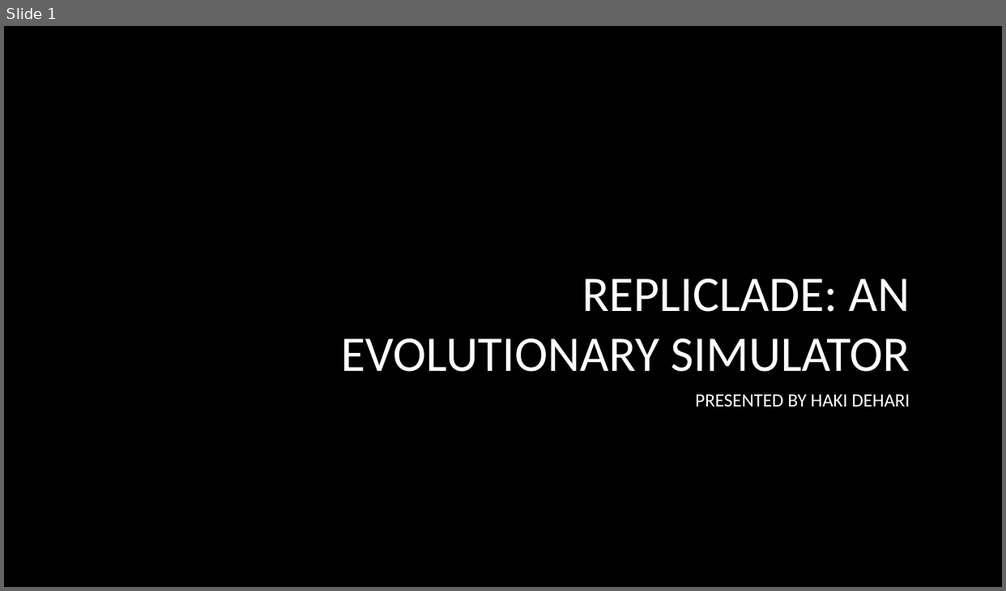
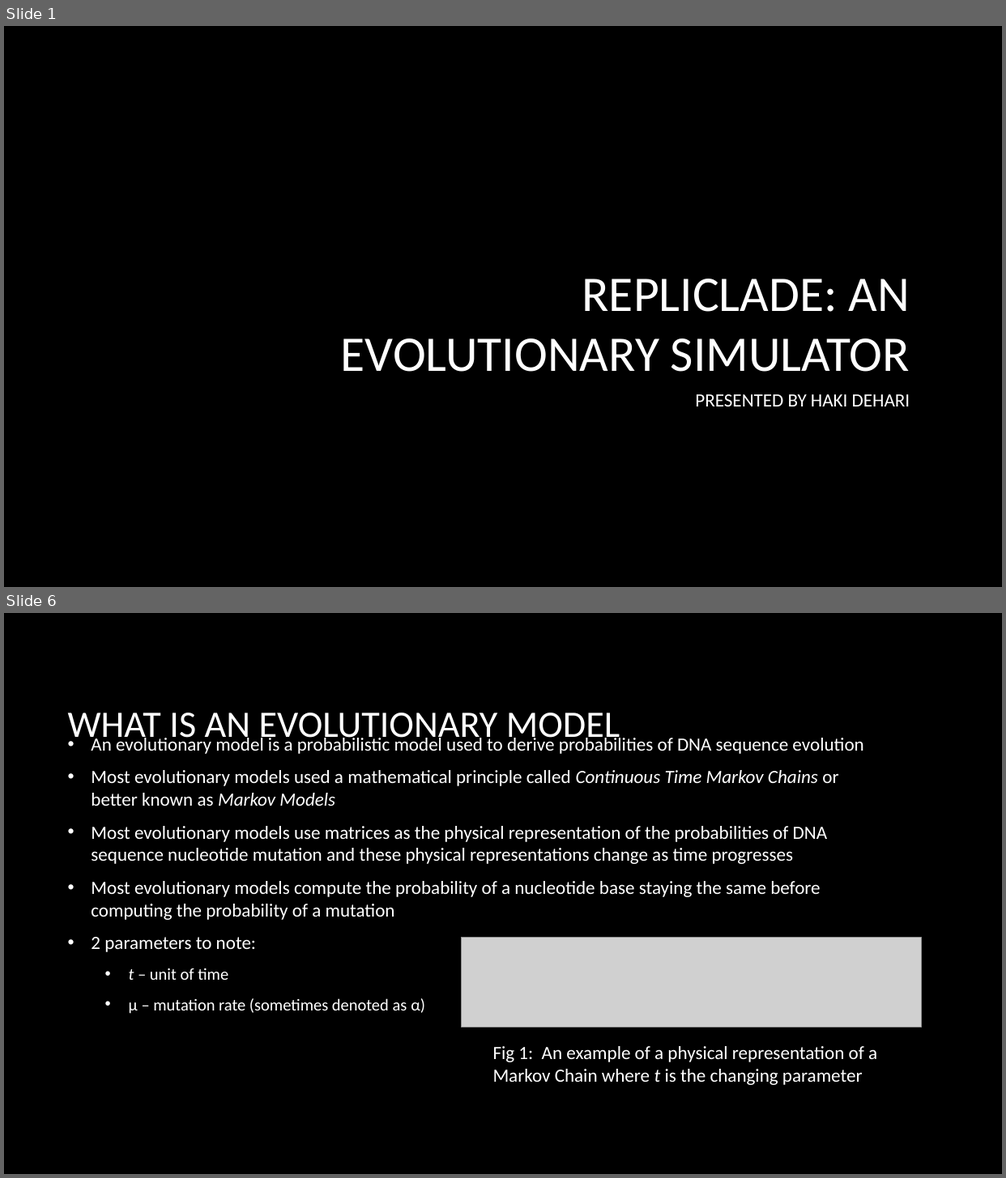
Before and after one commit to hakidehari/RepliClade, a slide deck: Repliclade_final/Repliclade.pptx. Shown one above the other, each under a label of ours: slide 1 before the commit, slides 1 and 6 after it; the slides between them are not shown. The pictures are 1006x591 and 1006x1178 pixels, drawn with LibreOffice and Linux fonts; fonts in the diff are those of the drawing; grey boxes stand for pictures; background and template pictures are left out. Boxes give left, top, right and bottom in pixels: in the first picture for what was removed or moved away, otherwise in the second. Text is boxed around its words. In the diff, an @@ line names an element or a change of style, - is before the commit and + after.

Commit message:
powerpoint commit

```diff
--- a/Repliclade_final/Repliclade.pptx
+++ b/Repliclade_final/Repliclade.pptx
@@ slide 6 added at (4,613,1002,1174), background picture (left out) @@
@@ title added at (68,713,620,747), 36 pt, text #FFFFFF @@
+WHAT IS AN EVOLUTIONARY MODEL
@@ text added at (91,735,863,1014), 18 pt, text #FFFFFF @@
+• An evolutionary model is a probabilistic model used to derive probabilities of DNA sequence evolution
+• Most evolutionary models used a mathematical principle called Continuous Time Markov Chains or better known as Markov Models
+• Most evolutionary models use matrices as the physical representation of the probabilities of DNA sequence nucleotide mutation and these physical representations change as time progresses
+• Most evolutionary models compute the probability of a nucleotide base staying the same before computing the probability of a mutation
+• 2 parameters to note:
+  • t – unit of time
+  • μ – mutation rate (sometimes denoted as α)
@@ picture added at (462,938,921,1027) @@
@@ text added at (493,1046,877,1085), 18 pt, text #FFFFFF @@
+Fig 1: An example of a physical representation of a Markov Chain where t is the changing parameter
```
Also in this commit, not shown: 5 other slides added, 1 other file.
